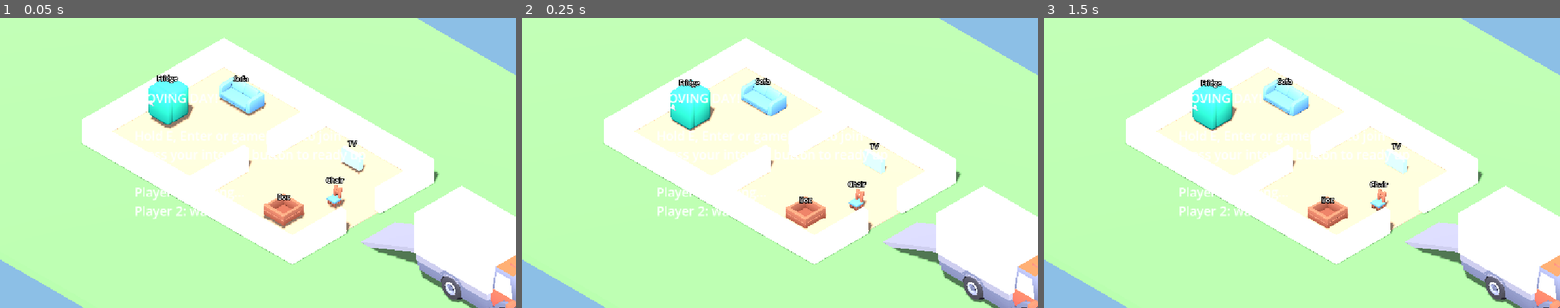
Above: before the commit, frames 1-3 (left to right).
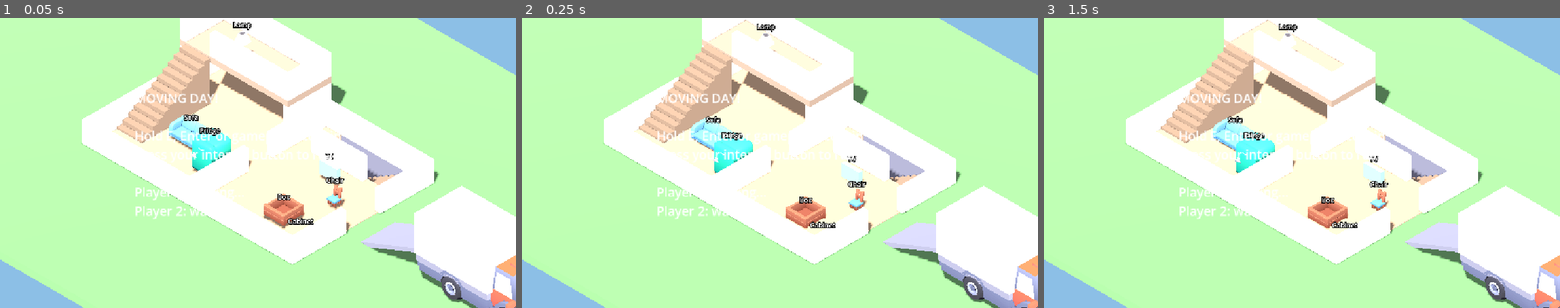
Above: after the commit, the same moments.

Repository: a-bagnall/MovingDay
Game: Godot game, scene res://scenes/levels/test_house.tscn
The game is run twice, just before and just after one commit, with the same random seed, the same clock (stepped at 60 frames per second) and the same inputs.
Inputs:
- Up to frame 1 (0.05 s): no input
- Up to frame 2 (0.25 s): no input
- Up to frame 3 (1.5 s): tap Enter at 0.5 s; hold D 0.53-1.28 s; tap R at 0.6 s; tap Space at 1.25 s; hold S from 1.28 s (still down); tap E at 1.35 s

The runs differ from the first frame. In frame 1, 11% of the frame differs, in the area x 22-78%, y 0-73%; in frame 2, 11%; in frame 3, 11%.

Commit message:
ix(level): make stairs reachable with solid collision and clear landings

Diff:
--- a/scripts/furniture/furniture.gd
+++ b/scripts/furniture/furniture.gd
@@ -253,8 +253,9 @@
 
 # --- delivery -------------------------------------------------------------
 
-## Permanent: the item stops being physical and dissolves, but the node stays so
-## its damage still counts toward the contract.
+## Permanent: the item stops being physical and shrinks away, but the node stays
+## so its damage still counts toward the contract. Scale only: fading via
+## transparency stuttered the game.
 func deliver() -> void:
 	is_delivered = true
 	in_truck = true
@@ -263,11 +264,9 @@
 	collision_layer = 0
 	collision_mask = 0
 
-	var tween := create_tween().set_parallel()
-	tween.tween_property(_visual, "scale", Vector3.ONE * 0.4, DISSOLVE_TIME)
+	var tween := create_tween().set_parallel().set_trans(Tween.TRANS_CUBIC).set_ease(Tween.EASE_IN)
+	tween.tween_property(_visual, "scale", Vector3.ONE * 0.01, DISSOLVE_TIME)
 	tween.tween_property(_visual, "position:y", 0.5, DISSOLVE_TIME)
-	for node: GeometryInstance3D in _visual.find_children("*", "GeometryInstance3D", true, false):
-		tween.tween_property(node, "transparency", 1.0, DISSOLVE_TIME)
 	tween.finished.connect(_on_dissolved)
 
 
--- /dev/null
+++ b/scripts/levels/cutaway_reveal.gd
@@ -0,0 +1,49 @@
+extends Node
+class_name CutawayReveal
+## Drives cutaway.gdshader: cuts a soft screen-space hole in every surface using
+## `material` around each player standing inside `region`, so players stay
+## visible through roofs and floors. Add it to the tree for it to update.
+
+const SHADER := "res://assets/materials/cutaway.gdshader"
+## Must match the reveals array size in cutaway.gdshader.
+const SLOTS := 2
+const FADE_SPEED := 4.0
+## Chest height the hole is centred on.
+const REVEAL_HEIGHT := 0.9
+
+var material := ShaderMaterial.new()
+## Volume (in `space`'s local coordinates) that counts as "hidden".
+var region: AABB
+var space: Node3D
+
+var _fade: Array[float] = []
+
+
+static func create(in_space: Node3D, in_region: AABB, albedo: Color) -> CutawayReveal:
+	var reveal := CutawayReveal.new()
+	reveal.space = in_space
+	reveal.region = in_region
+	reveal.material.shader = load(SHADER)
+	reveal.material.set_shader_parameter("albedo", albedo)
+	return reveal
+
+
+func _init() -> void:
+	_fade.resize(SLOTS)
+
+
+func _process(delta: float) -> void:
+	var camera := get_viewport().get_camera_3d()
+	if camera == null:
+		return
+	var viewport_size := get_viewport().get_visible_rect().size
+	var players := get_tree().get_nodes_in_group("players")
+	var reveals := PackedVector3Array()
+	reveals.resize(SLOTS)
+	for i in mini(players.size(), SLOTS):
+		var player := players[i] as Node3D
+		var inside := region.has_point(space.to_local(player.global_position))
+		_fade[i] = move_toward(_fade[i], 1.0 if inside else 0.0, delta * FADE_SPEED)
+		var screen := camera.unproject_position(player.global_position + Vector3.UP * REVEAL_HEIGHT) / viewport_size
+		reveals[i] = Vector3(screen.x, screen.y, _fade[i])
+	material.set_shader_parameter("reveals", reveals)
--- a/scripts/levels/test_house.gd
+++ b/scripts/levels/test_house.gd
@@ -1,7 +1,8 @@
 extends Node3D
 ## Handcrafted MVP test house, assembled in code so the project has no
 ## hand-authored .tscn files to get out of sync. Two rooms joined by a narrow
-## doorway, an exit on the east wall, and a truck bay outside.
+## doorway, an exit on the east wall, a loft over the west room, a basement
+## under the east room, and a truck bay outside.
 ##
 ## Replace placeholder players/furniture with the real models by setting
 ## PLAYER_MODELS and FURNITURE_MODELS below (res:// paths to .glb files).
@@ -17,6 +18,8 @@
 	"fridge": "res://assets/furniture/restaurant/fridge_B.gltf",
 	"box": "res://assets/furniture/restaurant/crate.gltf",
 	"chair": "res://assets/furniture/residential/chair_A.gltf",
+	"lamp": "res://assets/furniture/residential/lamp_standing.gltf",
+	"cabinet": "res://assets/furniture/residential/cabinet_medium.gltf",
 }
 ## KayKit models are oversized relative to the 1.3m player capsule.
 const FURNITURE_MODEL_SCALE := 0.6
@@ -26,6 +29,29 @@
 
 ## Spawn point per player id (index = id - 1).
 const PLAYER_SPAWNS := [Vector3(-3.0, 0.1, 2.5), Vector3(-2.0, 0.1, 2.5)]
+
+## Floor-to-floor height, floor slab thickness, and the clear height under the loft.
+const FLOOR_HEIGHT := 2.4
+const SLAB := 0.3
+const UNDER_LOFT := FLOOR_HEIGHT - SLAB
+## Stairs are visual steps over a solid sloped wedge: the character controller
+## and the carrying physics cannot climb real steps.
+const STAIR_STEPS := 12
+const STAIR_WIDTH := 1.45
+const MAX_STAIR_ANGLE := 40.0
+## Clear floor kept in line with each stair end, and the headroom above the stairs.
+const STAIR_LANDING := 1.0
+const STAIR_CLEAR_HEIGHT := 2.0
+## Added around keep-clear areas so an item's own size is covered.
+const FURNITURE_CLEARANCE := 0.6
+
+const FLOOR_COLOR := Color(0.78, 0.65, 0.5)
+const LOFT_COLOR := Color(0.7, 0.6, 0.5)
+const BASEMENT_COLOR := Color(0.55, 0.55, 0.6)
+const STAIR_COLOR := Color(0.6, 0.5, 0.4)
+
+## Stair approaches that furniture must not be placed in.
+var _keep_clear: Array[AABB] = []
 
 
 func _ready() -> void:
@@ -74,55 +100,160 @@
 	add_child(sun)
 
 
-func _add_static_box(center: Vector3, size: Vector3, color: Color) -> void:
+func _add_static_box(center: Vector3, size: Vector3, color: Color, cutaway: CutawayReveal = null) -> void:
+	var material: Material
+	if cutaway:
+		material = cutaway.material
+	else:
+		var standard := StandardMaterial3D.new()
+		standard.albedo_color = color
+		material = standard
+	_add_box(Transform3D(Basis.IDENTITY, center), size, material, true)
+
+
+## A null material makes the box collision-only.
+func _add_box(xform: Transform3D, size: Vector3, material: Material, collide: bool) -> void:
 	var body := StaticBody3D.new()
 	body.collision_layer = 1
-	body.position = center
-
-	var shape := BoxShape3D.new()
-	shape.size = size
+	body.transform = xform
+	if collide:
+		var shape := BoxShape3D.new()
+		shape.size = size
+		var col := CollisionShape3D.new()
+		col.shape = shape
+		body.add_child(col)
+	if material:
+		var mesh := MeshInstance3D.new()
+		var box := BoxMesh.new()
+		box.size = size
+		mesh.mesh = box
+		mesh.material_override = material
+		if material is ShaderMaterial:
+			mesh.cast_shadow = GeometryInstance3D.SHADOW_CASTING_SETTING_OFF
+		body.add_child(mesh)
+	add_child(body)
+
+
+func _wall_x(x: float, z_from: float, z_to: float, y0 := 0.0, height := WALL_HEIGHT) -> void:
+	var length := z_to - z_from
+	_add_static_box(Vector3(x, y0 + height * 0.5, (z_from + z_to) * 0.5),
+		Vector3(WALL_THICKNESS, height, length), Color(0.9, 0.88, 0.8))
+
+
+func _wall_z(z: float, x_from: float, x_to: float, y0 := 0.0, height := WALL_HEIGHT) -> void:
+	var length := x_to - x_from
+	_add_static_box(Vector3((x_from + x_to) * 0.5, y0 + height * 0.5, z),
+		Vector3(length, height, WALL_THICKNESS), Color(0.9, 0.88, 0.8))
+
+
+## `from` is the bottom and `to` the top of the stair's centre line, both on the
+## floors they join. Collision is a solid wedge, so there is nothing to walk under
+## or snag on; STAIR_LANDING of floor beyond each end is registered as keep-clear.
+func _add_stairs(from: Vector3, to: Vector3) -> void:
+	var run := Vector3(to.x - from.x, 0.0, to.z - from.z)
+	var direction := run.normalized()
+	var angle := rad_to_deg(atan2(to.y - from.y, run.length()))
+	assert(angle <= MAX_STAIR_ANGLE, "Stairs too steep to walk (%.0f degrees)" % angle)
+
+	var step_run := run.length() / STAIR_STEPS
+	var step_rise := (to.y - from.y) / STAIR_STEPS
+	var yaw := Basis(Vector3.UP, atan2(-direction.z, direction.x))
+	var tread := StandardMaterial3D.new()
+	tread.albedo_color = STAIR_COLOR
+	for k in STAIR_STEPS:
+		var height := (k + 0.5) * step_rise
+		var center := from + direction * (step_run * (k + 0.5))
+		center.y = from.y + height * 0.5
+		_add_box(Transform3D(yaw, center), Vector3(step_run, height, STAIR_WIDTH), tread, false)
+
+	var half_width := Vector3(-direction.z, 0.0, direction.x) * (STAIR_WIDTH * 0.5)
+	var base := Vector3(to.x, from.y, to.z)
+	var shape := ConvexPolygonShape3D.new()
+	shape.points = PackedVector3Array([
+		from - half_width, from + half_width, to - half_width,
+		to + half_width, base - half_width, base + half_width])
 	var col := CollisionShape3D.new()
 	col.shape = shape
+	var body := StaticBody3D.new()
+	body.collision_layer = 1
 	body.add_child(col)
-
-	var mesh := MeshInstance3D.new()
-	var box := BoxMesh.new()
-	box.size = size
-	mesh.mesh = box
-	var mat := StandardMaterial3D.new()
-	mat.albedo_color = color
-	mesh.material_override = mat
-	body.add_child(mesh)
 	add_child(body)
 
-
-func _wall_x(x: float, z_from: float, z_to: float) -> void:
-	var length := z_to - z_from
-	_add_static_box(Vector3(x, WALL_HEIGHT * 0.5, (z_from + z_to) * 0.5),
-		Vector3(WALL_THICKNESS, WALL_HEIGHT, length), Color(0.9, 0.88, 0.8))
-
-
-func _wall_z(z: float, x_from: float, x_to: float) -> void:
-	var length := x_to - x_from
-	_add_static_box(Vector3((x_from + x_to) * 0.5, WALL_HEIGHT * 0.5, z),
-		Vector3(length, WALL_HEIGHT, WALL_THICKNESS), Color(0.9, 0.88, 0.8))
+	var low := from - direction * STAIR_LANDING
+	var high := to + direction * STAIR_LANDING
+	var clear := AABB(low - half_width, Vector3.ZERO)
+	clear = clear.expand(low + half_width).expand(high - half_width).expand(high + half_width)
+	clear = clear.expand(Vector3(low.x, from.y - 0.1, low.z))
+	clear = clear.expand(Vector3(low.x, to.y + STAIR_CLEAR_HEIGHT, low.z))
+	_keep_clear.append(clear.grow(FURNITURE_CLEARANCE))
+
+
+## The lawn is split around the basement pit (x 0..6, z -4..4).
+func _build_lawn() -> void:
+	var color := Color(0.45, 0.65, 0.4)
+	_add_static_box(Vector3(-7.5, -0.22, 0.0), Vector3(15.0, 0.4, 24.0), color)
+	_add_static_box(Vector3(15.5, -0.22, 0.0), Vector3(19.0, 0.4, 24.0), color)
+	_add_static_box(Vector3(3.0, -0.22, -8.0), Vector3(6.0, 0.4, 8.0), color)
+	_add_static_box(Vector3(3.0, -0.22, 8.0), Vector3(6.0, 0.4, 8.0), color)
+
+
+## Pit under the east room, entered by stairs down along the north wall.
+func _build_basement() -> void:
+	var pit_floor := -FLOOR_HEIGHT
+	_add_static_box(Vector3(3.0, pit_floor - SLAB * 0.5, 0.0), Vector3(6.0, SLAB, 8.0), BASEMENT_COLOR)
+	var lining := Color(0.5, 0.5, 0.55)
+	_add_static_box(Vector3(0.05, pit_floor * 0.5, 0.0), Vector3(0.1, FLOOR_HEIGHT, 8.0), lining)
+	_add_static_box(Vector3(5.95, pit_floor * 0.5, 0.0), Vector3(0.1, FLOOR_HEIGHT, 8.0), lining)
+	_add_static_box(Vector3(3.0, pit_floor * 0.5, -3.95), Vector3(6.0, FLOOR_HEIGHT, 0.1), lining)
+	_add_static_box(Vector3(3.0, pit_floor * 0.5, 3.95), Vector3(6.0, FLOOR_HEIGHT, 0.1), lining)
+
+	# Ground floor over the pit, with a stair hole at x 1..5, z -4..-2.4.
+	var region := AABB(Vector3(0.0, pit_floor - 0.2, -4.0), Vector3(6.0, FLOOR_HEIGHT - 0.1, 8.0))
+	var cutaway := CutawayReveal.create(self, region, FLOOR_COLOR)
+	add_child(cutaway)
+	_add_static_box(Vector3(3.0, -0.15, 0.8), Vector3(6.0, SLAB, 6.4), FLOOR_COLOR, cutaway)
+	_add_static_box(Vector3(0.5, -0.15, -3.2), Vector3(1.0, SLAB, 1.6), FLOOR_COLOR, cutaway)
+	_add_static_box(Vector3(5.5, -0.15, -3.2), Vector3(1.0, SLAB, 1.6), FLOOR_COLOR, cutaway)
+	_add_stairs(Vector3(1.0, pit_floor, -3.125), Vector3(5.0, 0.0, -3.125))
+	# Rail along the open side of the stair hole, stopping short of the top so the
+	# stairs can be entered from the room.
+	_wall_z(-2.25, 1.0, 4.0)
+
+
+## Loft over the north end of the west room, reached by stairs up the west wall.
+func _build_loft() -> void:
+	var region := AABB(Vector3(-6.0, -0.2, -4.0), Vector3(6.0, FLOOR_HEIGHT, 2.4))
+	var cutaway := CutawayReveal.create(self, region, LOFT_COLOR)
+	add_child(cutaway)
+	_add_static_box(Vector3(-3.0, FLOOR_HEIGHT - SLAB * 0.5, -2.875), Vector3(6.3, SLAB, 2.55), LOFT_COLOR, cutaway)
+	_add_stairs(Vector3(-5.125, 0.0, 2.4), Vector3(-5.125, FLOOR_HEIGHT, -1.6))
+	# Rails; the opening at the stair top (x -6..-4.4) is left clear.
+	_wall_z(-4.0, -6.15, 0.15, FLOOR_HEIGHT)
+	_wall_x(-6.0, -4.0, -1.6, FLOOR_HEIGHT)
+	_wall_x(0.0, -4.0, -1.6, FLOOR_HEIGHT)
+	_wall_z(-1.75, -4.4, 0.0, FLOOR_HEIGHT)
 
 
 func _build_house() -> void:
+	_build_lawn()
 	# Ground top sits 2cm below the house floor top (y=0) to avoid z-fighting.
-	_add_static_box(Vector3(5, -0.22, 0), Vector3(40, 0.4, 24), Color(0.45, 0.65, 0.4))
-	_add_static_box(Vector3(0, -0.15, 0), Vector3(12, 0.3, 8), Color(0.78, 0.65, 0.5))
-
-	# Outer walls: house spans x -6..6, z -4..4.
-	_wall_z(-4.0, -6.15, 6.15)
+	_add_static_box(Vector3(-3.0, -0.15, 0.0), Vector3(6.0, SLAB, 8.0), FLOOR_COLOR)
+	_build_basement()
+	_build_loft()
+
+	# Outer walls: house spans x -6..6, z -4..4. Walls under the loft run up to its slab.
+	_wall_z(-4.0, -6.15, 0.15, 0.0, UNDER_LOFT)
+	_wall_z(-4.0, 0.15, 6.15)
 	_wall_z(4.0, -6.15, 6.15)
-	_wall_x(-6.0, -4.0, 4.0)
+	_wall_x(-6.0, -4.0, -1.6, 0.0, UNDER_LOFT)
+	_wall_x(-6.0, -1.6, 4.0)
 	# East wall has a 2.0m exit gap centred on z = 0.
 	_wall_x(6.0, -4.0, -1.0)
 	_wall_x(6.0, 1.0, 4.0)
 
 	# Interior wall at x = 0 with a deliberately tight 1.4m doorway.
-	_wall_x(0.0, -4.0, -0.7)
+	_wall_x(0.0, -4.0, -1.6, 0.0, UNDER_LOFT)
+	_wall_x(0.0, -1.6, -0.7)
 	_wall_x(0.0, 0.7, 4.0)
 
 
@@ -148,21 +279,28 @@
 func _spawn_furniture() -> Array[Furniture]:
 	var items: Array[Furniture] = []
 	items.append(_make("sofa", "Sofa", Vector3(2.0, 0.8, 0.9), 45.0, 0.15, 400.0, 2,
-		FurnitureData.Handling.OVERSIZED, Vector3(-3.5, 0.5, -2.5)))
+		FurnitureData.Handling.OVERSIZED, Vector3(-3.0, 0.5, 0.9)))
 	items.append(_make("fridge", "Fridge", Vector3(0.8, 1.8, 0.8), 70.0, 0.25, 600.0, 2,
-		FurnitureData.Handling.HEAVY, Vector3(-4.8, 1.0, 0.5)))
+		FurnitureData.Handling.HEAVY, Vector3(-0.9, 1.0, 1.9)))
 	items.append(_make("tv", "TV", Vector3(1.0, 0.7, 0.2), 12.0, 0.8, 300.0, 1,
-		FurnitureData.Handling.FRAGILE, Vector3(3.0, 0.5, -2.5)))
+		FurnitureData.Handling.FRAGILE, Vector3(3.0, 0.5, -1.2)))
 	items.append(_make("box", "Box", Vector3(0.5, 0.5, 0.5), 8.0, 0.2, 40.0, 1,
 		FurnitureData.Handling.STANDARD, Vector3(3.5, 0.4, 2.0)))
 	items.append(_make("chair", "Chair", Vector3(0.5, 0.9, 0.5), 6.0, 0.3, 80.0, 1,
 		FurnitureData.Handling.AWKWARD, Vector3(4.5, 0.6, 0.0)))
+	# Upstairs and downstairs, to practise carrying along the stairs.
+	items.append(_make("lamp", "Lamp", Vector3(0.6, 1.5, 0.6), 5.0, 0.6, 150.0, 1,
+		FurnitureData.Handling.FRAGILE, Vector3(-3.0, FLOOR_HEIGHT + 0.9, -2.0)))
+	items.append(_make("cabinet", "Cabinet", Vector3(1.2, 0.6, 0.6), 30.0, 0.2, 250.0, 1,
+		FurnitureData.Handling.STANDARD, Vector3(3.0, -FLOOR_HEIGHT + 0.5, 0.5)))
 	return items
 
 
 func _make(key: String, label: String, size: Vector3, mass: float, fragility: float,
 		value: float, players: int, handling: FurnitureData.Handling, pos: Vector3) -> Furniture:
 	var d := FurnitureData.new()
+	for area in _keep_clear:
+		assert(not area.has_point(pos), "%s is placed in a stair approach" % label)
 	d.display_name = label
 	d.size = size
 	d.mass = mass
--- a/scripts/vehicles/moving_truck.gd
+++ b/scripts/vehicles/moving_truck.gd
@@ -6,7 +6,6 @@
 ## Local origin is the foot of the ramp on the ground; the truck extends along +x.
 
 const MODEL := "res://assets/vehicles/delivery-flat.fbx"
-const SHELL_SHADER := "res://assets/materials/truck_cutaway.gdshader"
 const MODEL_SCALE := 2.0
 ## Model units: length, and distance from the model origin to its rear (-Z) end.
 const MODEL_LENGTH := 3.25
@@ -24,51 +23,23 @@
 const WALL := 0.1
 const CAB_HEIGHT := 2.7
 
-## Must match the reveals array size in truck_cutaway.gdshader.
-const REVEAL_SLOTS := 2
-const REVEAL_FADE_SPEED := 4.0
-## Chest height the reveal is centred on.
-const REVEAL_HEIGHT := 0.9
-
 var zone: DeliveryZone
 
-var _shell := ShaderMaterial.new()
+var _cutaway: CutawayReveal
 var _metal := StandardMaterial3D.new()
-var _fade: Array[float] = [0.0, 0.0]
 
 
 func _ready() -> void:
-	_shell.shader = load(SHELL_SHADER)
+	var bed := AABB(Vector3(RAMP_LENGTH, FLOOR_Y - 0.1, -BED_WIDTH * 0.5),
+		Vector3(BED_LENGTH, BED_HEIGHT + 0.1, BED_WIDTH))
+	_cutaway = CutawayReveal.create(self, bed, Color(0.92, 0.93, 0.97))
+	add_child(_cutaway)
 	_metal.albedo_color = Color(0.55, 0.55, 0.6)
 	_build_model()
 	_build_ramp()
 	_build_bed()
 	_build_chassis_collision()
 	_build_zone()
-
-
-func _process(delta: float) -> void:
-	var camera := get_viewport().get_camera_3d()
-	if camera == null:
-		return
-	var viewport_size := get_viewport().get_visible_rect().size
-	var players := get_tree().get_nodes_in_group("players")
-	var reveals := PackedVector3Array()
-	reveals.resize(REVEAL_SLOTS)
-	for i in mini(players.size(), REVEAL_SLOTS):
-		var player := players[i] as Node3D
-		var target := 1.0 if _is_inside_bed(player.global_position) else 0.0
-		_fade[i] = move_toward(_fade[i], target, delta * REVEAL_FADE_SPEED)
-		var screen := camera.unproject_position(player.global_position + Vector3.UP * REVEAL_HEIGHT) / viewport_size
-		reveals[i] = Vector3(screen.x, screen.y, _fade[i])
-	_shell.set_shader_parameter("reveals", reveals)
-
-
-func _is_inside_bed(world_pos: Vector3) -> bool:
-	var p := to_local(world_pos)
-	return (p.x > RAMP_LENGTH and p.x < RAMP_LENGTH + BED_LENGTH
-		and absf(p.z) < BED_WIDTH * 0.5
-		and p.y > FLOOR_Y - 0.1 and p.y < FLOOR_Y + BED_HEIGHT)
 
 
 func _add_box(center: Vector3, size: Vector3, material: Material, collide: bool) -> StaticBody3D:
@@ -87,7 +58,7 @@
 		box.size = size
 		mesh.mesh = box
 		mesh.material_override = material
-		if material == _shell:
+		if material == _cutaway.material:
 			mesh.cast_shadow = GeometryInstance3D.SHADOW_CASTING_SETTING_OFF
 		body.add_child(mesh)
 	add_child(body)
@@ -121,11 +92,11 @@
 	var side_z := (BED_WIDTH + WALL) * 0.5
 	for side: float in [-1.0, 1.0]:
 		_add_box(Vector3(bed_center_x, wall_y, side * side_z),
-			Vector3(BED_LENGTH, BED_HEIGHT, WALL), _shell, true)
+			Vector3(BED_LENGTH, BED_HEIGHT, WALL), _cutaway.material, true)
 	_add_box(Vector3(RAMP_LENGTH + BED_LENGTH + WALL * 0.5, wall_y, 0.0),
-		Vector3(WALL, BED_HEIGHT, BED_WIDTH + 2.0 * WALL), _shell, true)
+		Vector3(WALL, BED_HEIGHT, BED_WIDTH + 2.0 * WALL), _cutaway.material, true)
 	_add_box(Vector3(RAMP_LENGTH + (BED_LENGTH + WALL) * 0.5, FLOOR_Y + BED_HEIGHT + WALL * 0.5, 0.0),
-		Vector3(BED_LENGTH + WALL, WALL, BED_WIDTH + 2.0 * WALL), _shell, true)
+		Vector3(BED_LENGTH + WALL, WALL, BED_WIDTH + 2.0 * WALL), _cutaway.material, true)
 
 
 func _build_chassis_collision() -> void:
Renamed: assets/materials/truck_cutaway.gdshader -> assets/materials/cutaway.gdshader
Renamed: assets/materials/truck_cutaway.gdshader.uid -> assets/materials/cutaway.gdshader.uid
Not shown, added: scripts/levels/cutaway_reveal.gd.uid
